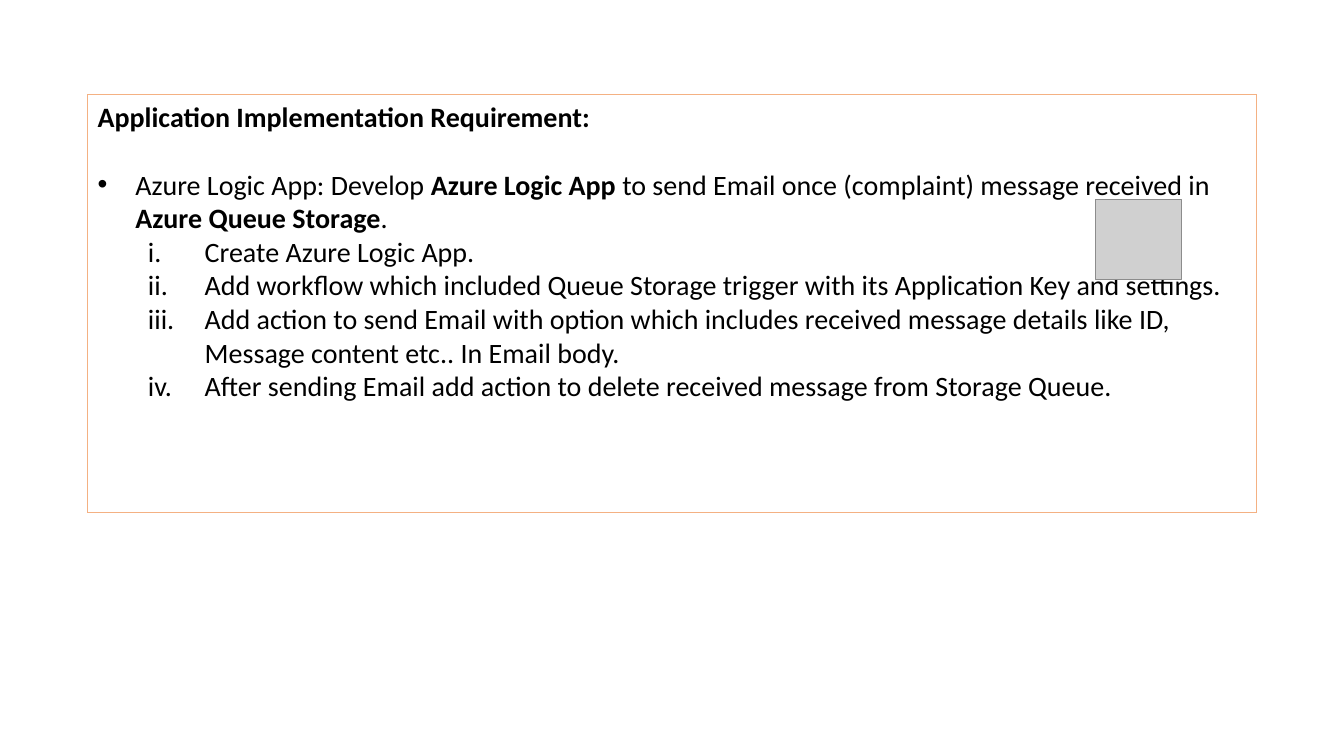
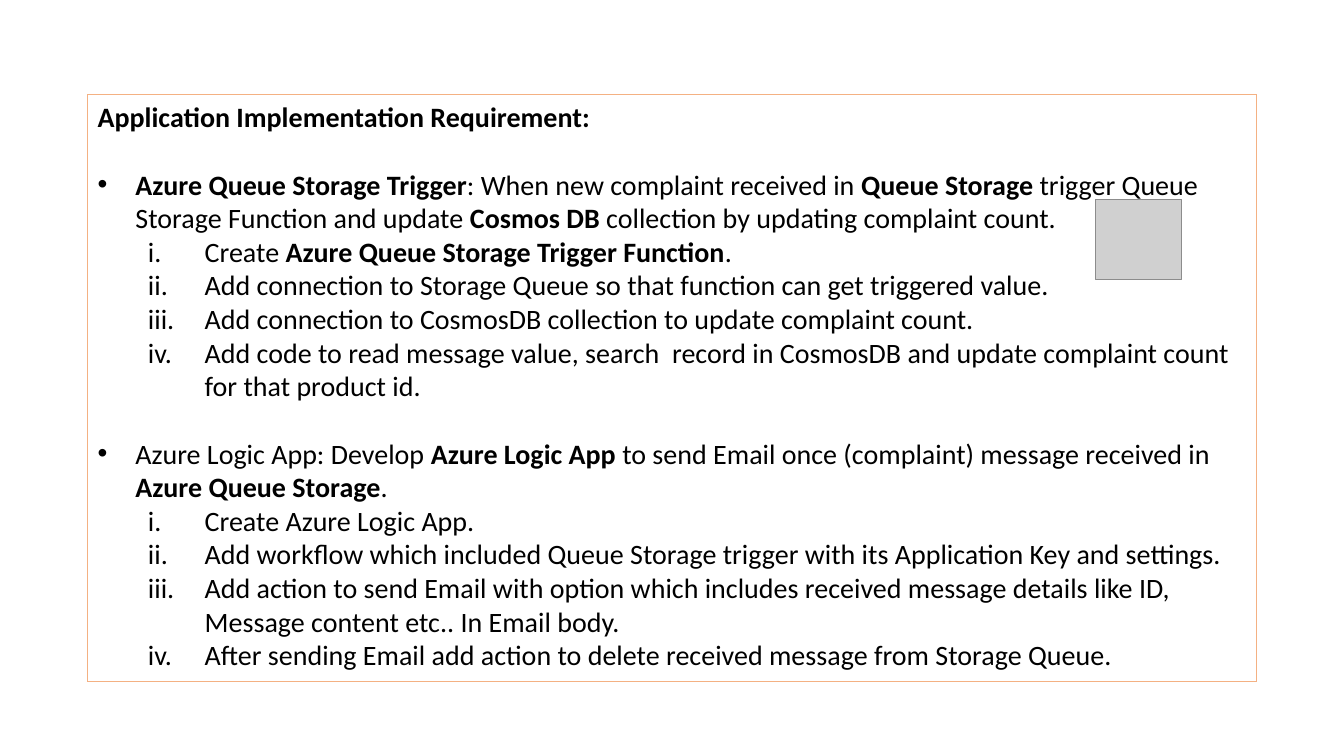
Before and after one commit to PranavMistry1987/OrganicAppDocumentation, a slide deck: slide 5 of CFS Azure Native Developer Training.pptx. Drawn at 1344x756 pixels with LibreOffice and Linux fonts; fonts in the diff are those of the drawing; grey boxes stand for pictures; background and template pictures are left out. Boxes give left, top, right and bottom in pixels: in the first picture for what was removed or moved away, otherwise in the second. Text is boxed around its words. In the diff, an @@ line names an element or a change of style, - is before the commit and + after.

```diff
--- a/CFS Azure Native Developer Training.pptx
+++ b/CFS Azure Native Developer Training.pptx
@@ rectangle "Application Implementation Requirement:": place and size @@
-rectangle "Application Implementation Requirement:" at box(88, 95, 1256, 512)
+rectangle "Application Implementation Requirement:" at box(88, 95, 1256, 682)
@@ text in rectangle at box(135, 175, 1228, 401): paragraphs added @@
+• Azure Queue Storage Trigger: When new complaint received in Queue Storage trigger Queue Storage Function and update Cosmos DB collection by updating complaint count.
+  i. Create Azure Queue Storage Trigger Function.
+  ii. Add connection to Storage Queue so that function can get triggered value.
+  iii. Add connection to CosmosDB collection to update complaint count.
+  iv. Add code to read message value, search record in CosmosDB and update complaint count for that product id.
```
Also in this commit, not shown: 3 other slides changed.
